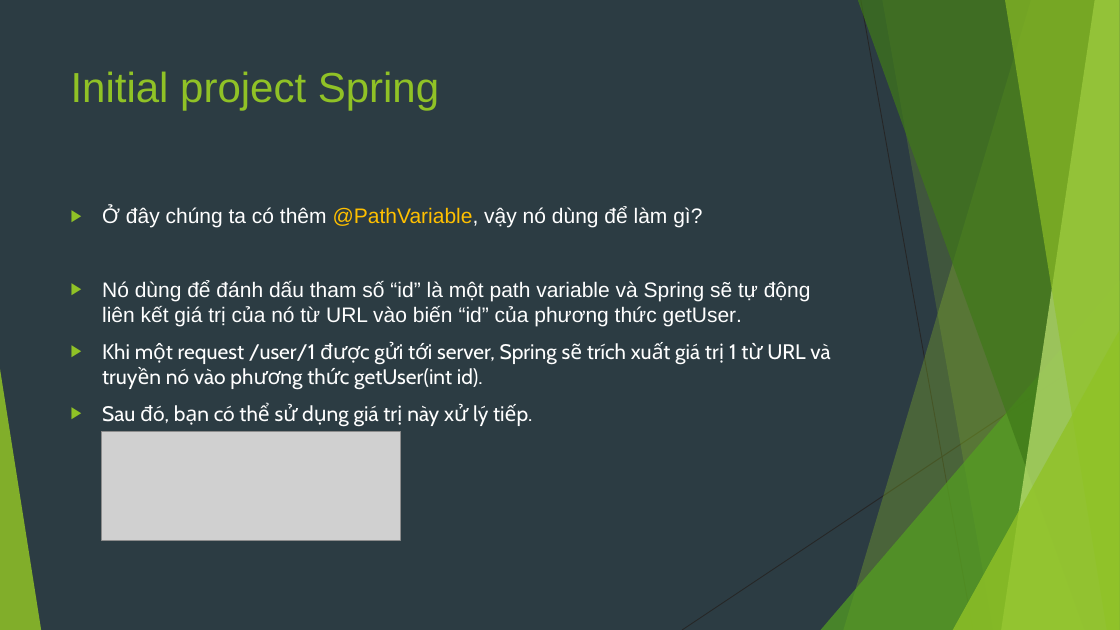
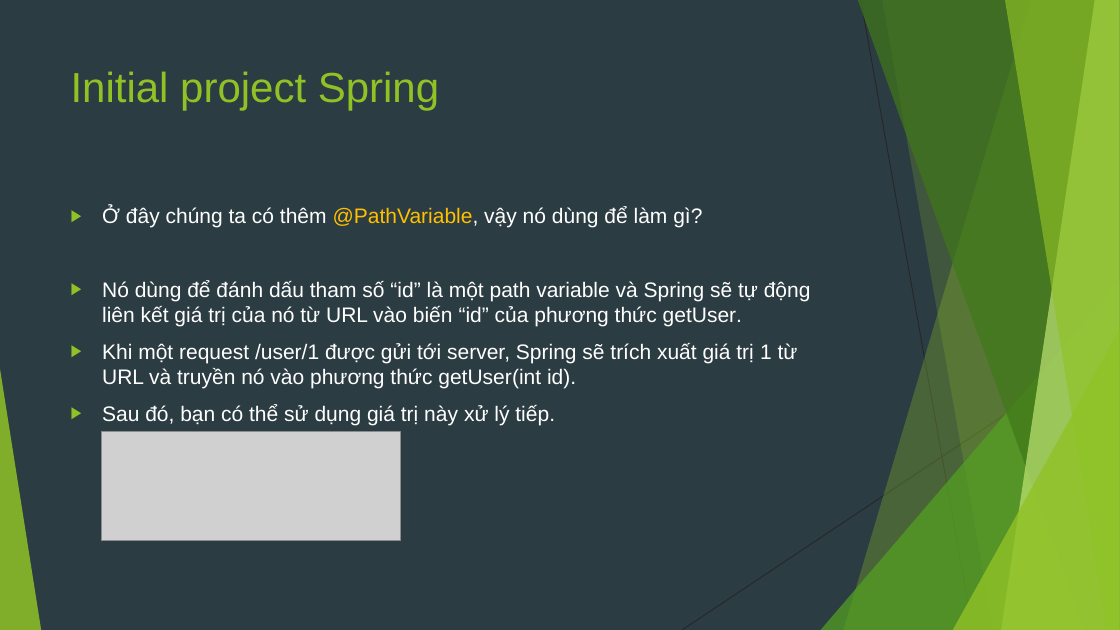
Before and after one commit to sobbingwind/SpringBoot, a slide deck: slide 36 of 02.RESTful API.pptx (slide 42 before the commit). Drawn at 1120x630 pixels with LibreOffice and Linux fonts; fonts in the diff are those of the drawing; grey boxes stand for pictures. Boxes give left, top, right and bottom in pixels: in the first picture for what was removed or moved away, otherwise in the second. Text is boxed around its words. In the diff, an @@ line names an element or a change of style, - is before the commit and + after.

```diff
--- a/02.RESTful API.pptx
+++ b/02.RESTful API.pptx
@@ text at (102,343,798,426): font Cabin to Arial in "Khi một request /user/1 được gửi tới ...", "Sau đó, bạn có thể sử dụng ..." @@
```
Also in this commit, not shown: 2 other slides changed, 2 slides added, 6 slides removed.
